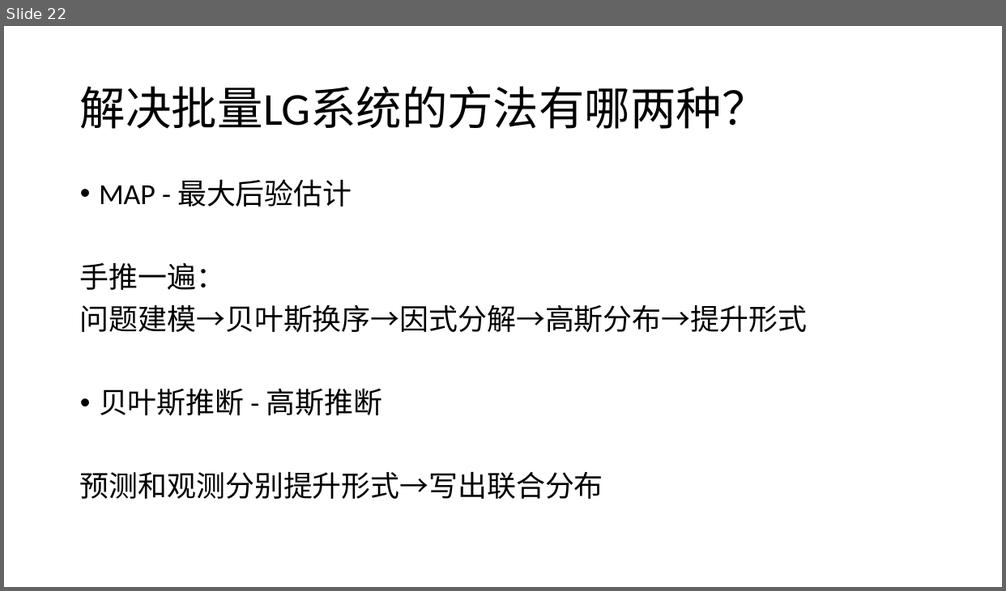
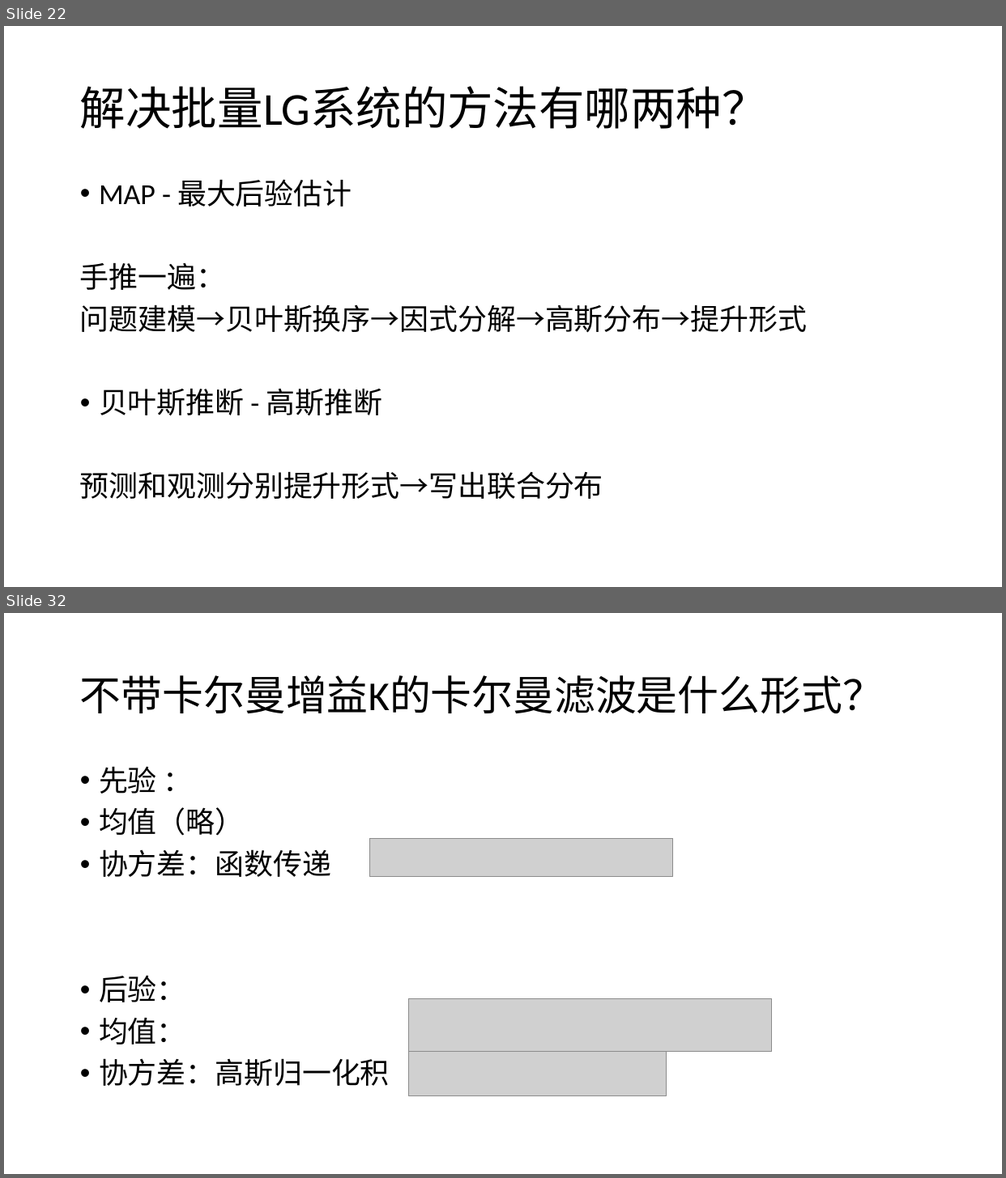
Before and after one commit to CR7dongfeng/State-Estimation, a slide deck: 问题检索清单.pptx. Shown one above the other, each under a label of ours: slide 22 before the commit, slides 22 and 32 after it; the slides between them are not shown. The pictures are 1006x591 and 1006x1178 pixels, drawn with LibreOffice and Linux fonts; fonts in the diff are those of the drawing; grey boxes stand for pictures. Boxes give left, top, right and bottom in pixels: in the first picture for what was removed or moved away, otherwise in the second. Text is boxed around its words. In the diff, an @@ line names an element or a change of style, - is before the commit and + after.

```diff
--- a/问题检索清单.pptx
+++ b/问题检索清单.pptx
@@ slide 32 added at [4, 613, 1002, 1174], background #FFFFFF @@
@@ title added at [80, 675, 884, 713], 39.6 pt, text #000000 @@
+不带卡尔曼增益K的卡尔曼滤波是什么形式？
@@ text added at [99, 766, 390, 1087], 28 pt, text #000000 @@
+• 先验 ：
+• 均值（略）
+• 协方差：函数传递
+• 后验：
+• 均值：
+• 协方差：高斯归一化积
@@ picture added at [370, 839, 673, 876] @@
@@ picture added at [409, 999, 772, 1053] @@
@@ picture added at [409, 1053, 667, 1097] @@
```
Also in this commit, not shown: 2 slides changed, 12 other slides added, 1 other file.
